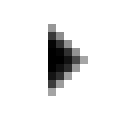
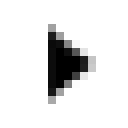
Two versions of the same layered image (128 x 128). Layer-by-layer changes:
removed layer "Layer 3" over [48,24,88,96]
renamed "Layer 0" to "Layer 1", moved it above "Layer 2", painted on it over [48,24,96,104]
showed "Layer 2", painted on it over [48,24,96,104]
